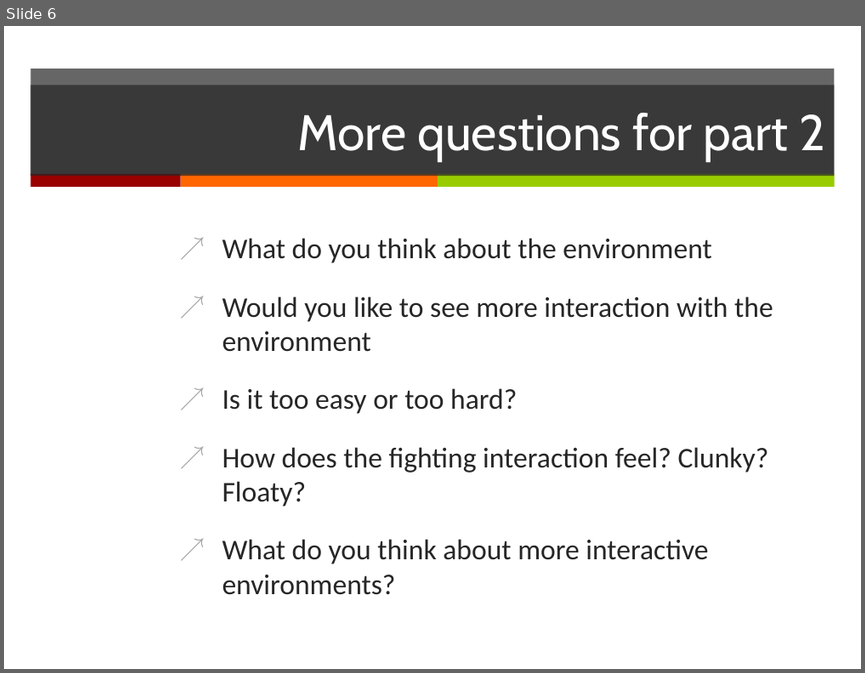
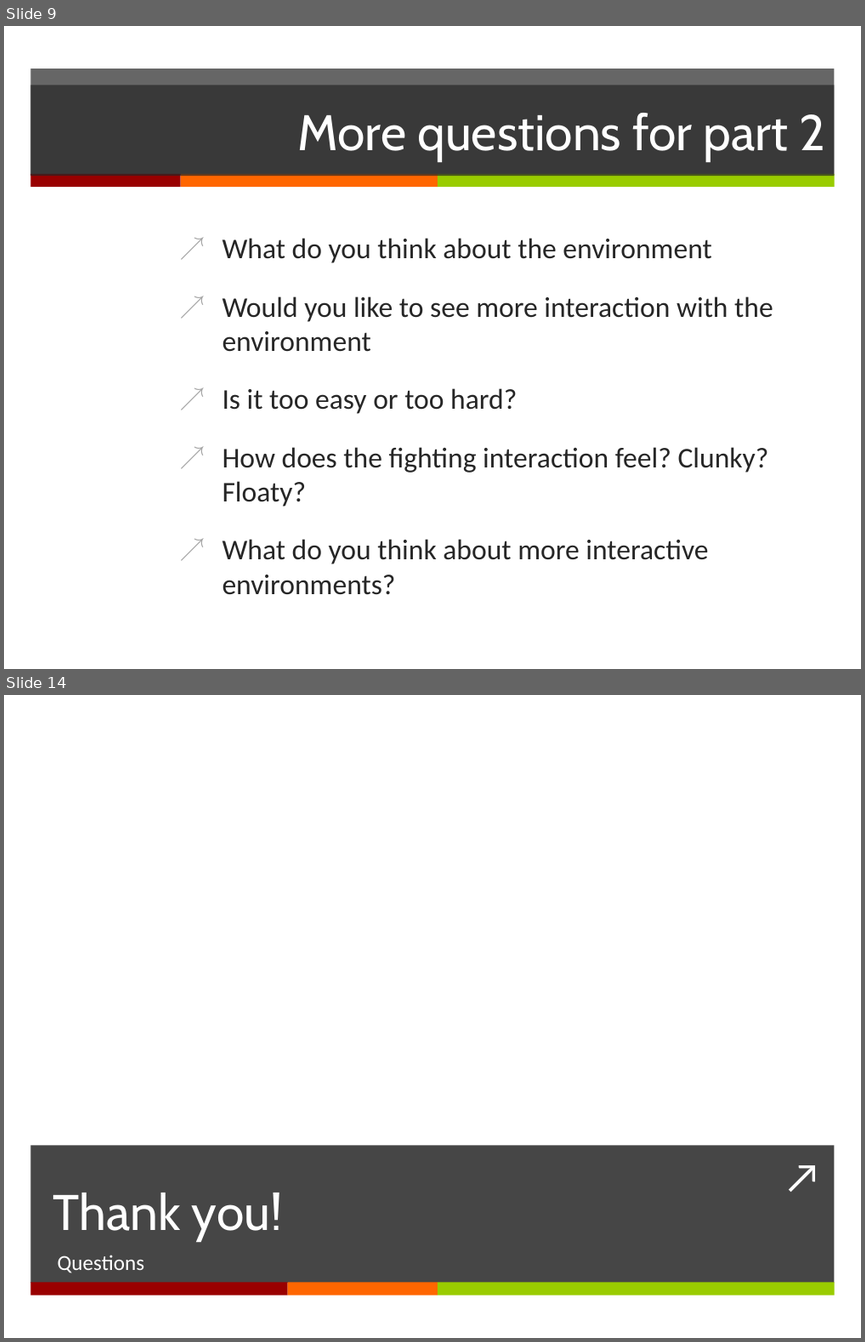
Before and after one commit to JELGT2011/Wizards-Of-Dos, a slide deck: P1.pptx. Shown one above the other, each under a label of ours: slide 6 before the commit, slides 9 and 14 after it; the slides between them are not shown. The pictures are 865x673 and 865x1342 pixels, drawn with LibreOffice and Linux fonts; fonts in the diff are those of the drawing. Boxes give left, top, right and bottom in pixels: in the first picture for what was removed or moved away, otherwise in the second. Text is boxed around its words. In the diff, an @@ line names an element or a change of style, - is before the commit and + after.

```diff
--- a/P1.pptx
+++ b/P1.pptx
@@ slide 14 added at [4, 695, 861, 1338], background #FFFFFF @@
@@ rectangle added at [30, 1145, 834, 1282], fill #262626 at 85% opacity @@
@@ text added at [775, 1145, 830, 1206], 36 pt, text #FFFFFF @@
+↗
@@ title added at [52, 1192, 283, 1241], 42 pt, text #FFFFFF @@
+Thank you!
@@ text added at [58, 1254, 145, 1273], 18 pt, text #FFFFFF @@
+Questions
@@ rectangle added at [30, 1281, 288, 1295], fill #990000 @@
@@ rectangle added at [288, 1281, 438, 1295], fill #FF6600 @@
@@ rectangle added at [438, 1281, 834, 1295], fill #99CC00 @@
@@ what was slide 6 is now slide 9 @@
```
Also in this commit, not shown: 5 slides changed, 7 other slides added.
